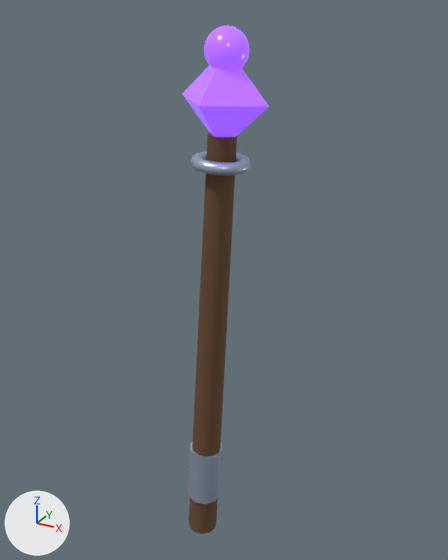
A saved change to the glTF model assets/models/props/weapon_staff.glb.
Both versions are drawn from a 50 mm camera at (1.23, -2.03, 2.25) aimed at (0.08, 0.07, 1.2). Every picture has the same lights, and +X, +Y and +Z are marked at lower left. The picture after the commit comes second. Where no turn or scale is listed for an object, it has been applied to the vertices.

Objects in the first picture: 'Mesh_3', 'Mesh_5', 'blade_mesh', 'weapon_grip', 'weapon_rune'.
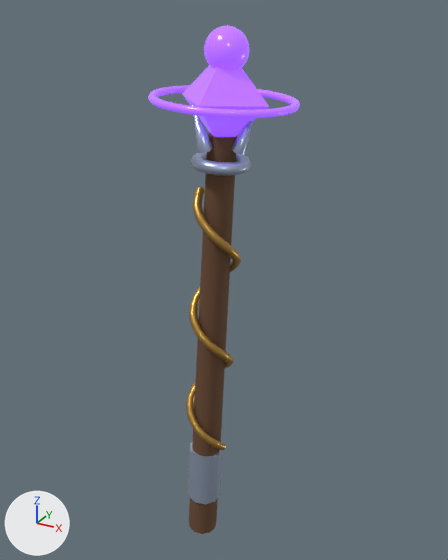
Edits to the bpy script that builds the scene:
```text
Add mat_weapon_trim:
    mat_weapon_trim = principled_material('weapon_trim')
    mat_weapon_trim.base_color = (0.584, 0.337, 0.0742)  # orange #c99d4d
    mat_weapon_trim.metallic = 0.82
    mat_weapon_trim.roughness = 0.35
Add me_mesh_10:
    me_mesh_10.from_pydata(...)  # 203 vertices, 336 faces; spans x -0.274..0.274, y -0.274..0.274, z -0.028..0.028
    me_mesh_10.materials.append(mat_weapon_rune)  # purple #b06dff, glowing purple #8a4dff
Add me_mesh_8:
    me_mesh_8.from_pydata([(-0.011, -0.026, 0.085), (0.01, -0.002, -0.094), (0.036, 0.011, -0.087), (0.037, 0.039, -0.078), (0.011, 0.055, -0.076), (-0.015, 0.042, -0.084), (-0.015, 0.013, -0.093), (0.01, -0.002, -0.094), (0.011, 0.026, -0.085)], [], [(1, 2, 0), (2, 3, 0), (3, 4, 0), (4, 5, 0), (5, 6, 0), (6, 7, 0), (2, 1, 8), (3, 2, 8), (4, 3, 8), (5, 4, 8), (6, 5, 8), (7, 6, 8)])
    me_mesh_8.materials.append(mat_weapon_metal)  # blue #b8c8e0
Add me_mesh_7:
    me_mesh_7.from_pydata([(0.036, 0.0, 0.083), (-0.036, -0.03, -0.083), (-0.012, -0.015, -0.093), (-0.012, 0.015, -0.093), (-0.036, 0.03, -0.083), (-0.06, 0.015, -0.072), (-0.06, -0.015, -0.072), (-0.036, -0.03, -0.083), (-0.036, 0.0, -0.083)], [], [(1, 2, 0), (2, 3, 0), (3, 4, 0), (4, 5, 0), (5, 6, 0), (6, 7, 0), (2, 1, 8), (3, 2, 8), (4, 3, 8), (5, 4, 8), (6, 5, 8), (7, 6, 8)])
    me_mesh_7.materials.append(mat_weapon_metal)  # blue #b8c8e0
Add me_mesh_6:
    me_mesh_6.from_pydata(...)  # 294 vertices, 576 faces; spans x -0.063..0.183, y -0.103..0.102, z 0.382..1.614
    me_mesh_6.materials.append(mat_weapon_trim)  # orange #c99d4d
Add ob_weapon_rune_halo:
    ob_weapon_rune_halo = bpy.data.objects.new('weapon_rune_halo', me_mesh_10)
    ob_weapon_rune_halo.location = (0.117, 0.0, 1.946)
Add ob_staff_prong_1:
    ob_staff_prong_1 = bpy.data.objects.new('staff_prong_1', me_mesh_8)
    ob_staff_prong_1.location = (0.062, -0.087, 1.86)
Add ob_staff_prong_0:
    ob_staff_prong_0 = bpy.data.objects.new('staff_prong_0', me_mesh_7)
    ob_staff_prong_0.location = (0.211, 0.0, 1.851)
Add ob_staff_vine:
    ob_staff_vine = bpy.data.objects.new('staff_vine', me_mesh_6)
    ob_staff_vine.location = (0.0, 0.0, 0.0)
```

Where the change shows, as pixel boxes [x1, y1, x2, y2] in the pictures (448 x 560 px):
'staff_vine', added (orange): after [186, 187, 241, 450]
'weapon_rune_halo', added (purple): after [148, 85, 300, 118]
'staff_prong_1', added (blue): after [192, 104, 213, 153]
'staff_prong_0', added: after [232, 121, 253, 155]
